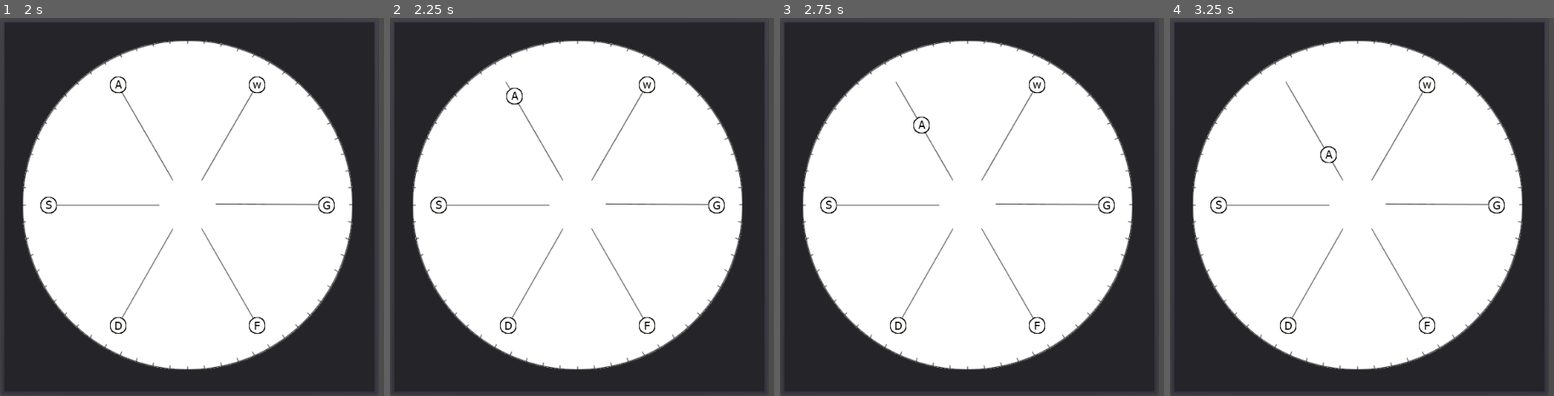
Above: before the commit, frames 1-4 (left to right).
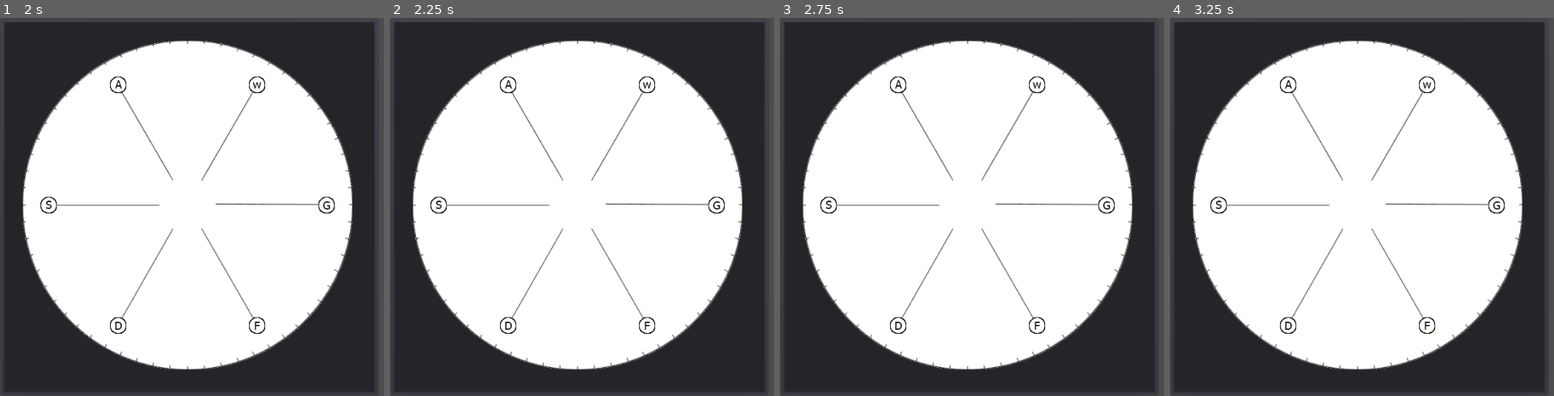
Above: after the commit, the same moments.

Repository: elijahsantiago/meet-your-makey
Game: Godot game, scene res://prefab/Visual Container.tscn
Same seed, same stepped clock (60 frames per second), same inputs: the game is played once before the commit and once after it. This scene is started directly instead of the project's main scene.
Inputs:
- Up to frame 1 (2 s): tap Enter at 0.5 s; hold Up from 0.53 s (still down); tap F at 0.6 s; tap Space at 1.25 s; tap G at 1.35 s
- Up to frame 2 (2.25 s): tap Enter at 2 s; release Up at 2.03 s; hold A from 2.03 s (still down); tap F at 2.1 s
- Up to frame 3 (2.75 s): keep holding A
- Up to frame 4 (3.25 s): keep holding A; tap G at 2.85 s

Frame 1 is identical in both runs. In frame 2, 0.2% of the frame differs, in the area x 28-35%, y 15-23%; in frame 3, 0.2%; in frame 4, 0.2%, in the area x 28-44%, y 15-39%.
Error in both runs: Invalid type in function 'get_node' in base 'Node2D (AudioManager.gd)'. Cannot convert argument 1 from Nil to NodePath. (res://script/AudioManager.gd:3)

Commit message:
Fix pitch and volume

Diff:
--- a/Godot Synthetic/Project/scene/Main Scene.tscn
+++ b/Godot Synthetic/Project/scene/Main Scene.tscn
@@ -551,7 +551,6 @@
 ticks_on_borders = true
 
 [node name="Volume Container" type="HBoxContainer" parent="HBoxContainer/Musical Container/VBoxContainer/Pitch Panel/VBoxContainer"]
-editor/display_folded = true
 margin_top = 95.0
 margin_right = 214.0
 margin_bottom = 130.0
@@ -583,7 +582,6 @@
 stretch_mode = 5
 
 [node name="MarginContainer" type="MarginContainer" parent="HBoxContainer/Musical Container/VBoxContainer/Pitch Panel/VBoxContainer/Volume Container"]
-editor/display_folded = true
 margin_left = 64.0
 margin_right = 214.0
 margin_bottom = 35.0
@@ -608,7 +606,7 @@
 margin_top = 19.0
 margin_right = 120.0
 margin_bottom = 35.0
-value = 20.0
+value = 50.0
 ticks_on_borders = true
 
 [node name="Visual Container" type="PanelContainer" parent="HBoxContainer"]
--- a/Godot Synthetic/Project/script/AudioManager.gd
+++ b/Godot Synthetic/Project/script/AudioManager.gd
@@ -18,6 +18,8 @@
 func _process(delta):
 	self.rotation_degrees = (((pitch - 0) * (60 - (-60))) / (2 - 0)) + (-60)
 
+
+
 func _input(event):
 	if event is InputEventKey:
 		if event.is_pressed() == true and event.scancode == KEY_UP:
--- a/Godot Synthetic/Project/script/KeyCircle.gd
+++ b/Godot Synthetic/Project/script/KeyCircle.gd
@@ -15,6 +15,13 @@
 	self.position = _get_angle_position()
 
 func _process(delta):
+	var audio = get_child(0);
+	if(get_parent().volume_control_ref.volume == 0):
+		audio.volume_db = -80
+	else:
+		audio.volume_db = ((24 - (-40)) * (get_parent().volume_control_ref.volume/100)) + (-40)
+	audio.pitch_scale = get_parent().pitch_control_ref.pitch
+
 	#Update object position if button is pressed
 	if(is_pressed):
 		self.position = _get_angle_position()
@@ -60,11 +67,7 @@
 	if _check_valid(event):
 		if event.is_pressed() == true and not event.echo:
 			is_pressed = true
-			if(get_parent().volume_control_ref.volume == 0):
-				audio.volume_db = -80
-			else:
-				audio.volume_db = ((24 - (-40)) * (get_parent().volume_control_ref.volume/100)) + (-40)
-			audio.pitch_scale = get_parent().pitch_control_ref.pitch
+
 			audio.play()
 		elif event.is_pressed() == false:
 			is_pressed = false
